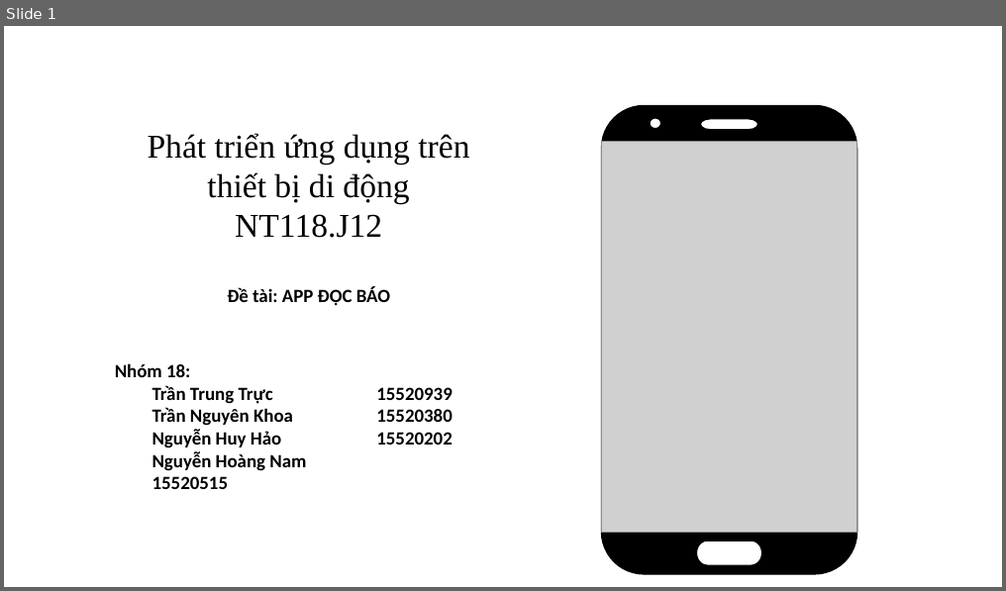
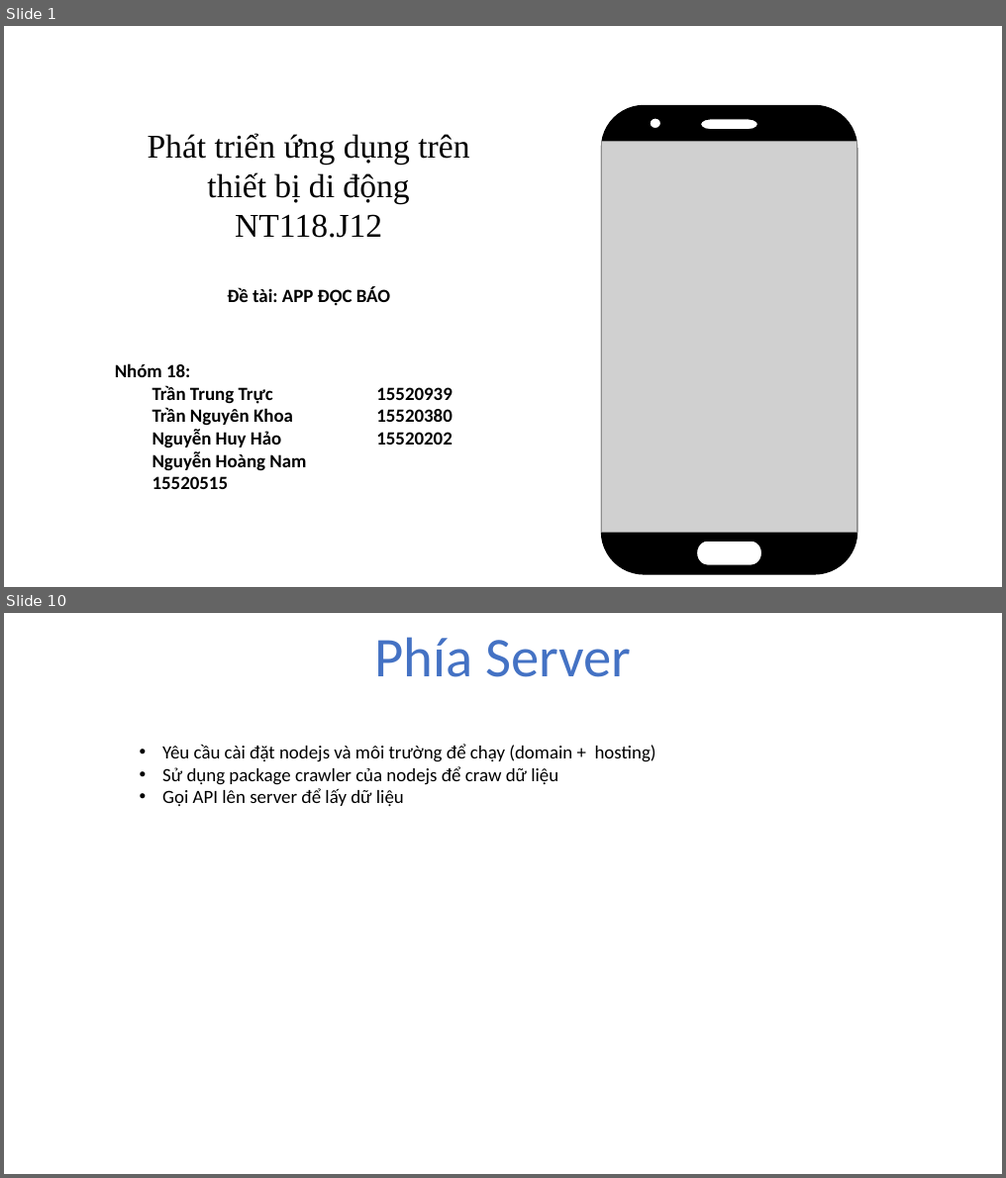
Before and after one commit to hoangnam1997/android, a slide deck: document/file_thuyet_trinh.pptx. Shown one above the other, each under a label of ours: slide 1 before the commit, slides 1 and 10 after it; the slides between them are not shown. The pictures are 1006x591 and 1006x1178 pixels, drawn with LibreOffice and Linux fonts; fonts in the diff are those of the drawing; grey boxes stand for pictures; background and template pictures are left out. Boxes give left, top, right and bottom in pixels: in the first picture for what was removed or moved away, otherwise in the second. Text is boxed around its words. In the diff, an @@ line names an element or a change of style, - is before the commit and + after.

```diff
--- a/document/file_thuyet_trinh.pptx
+++ b/document/file_thuyet_trinh.pptx
@@ slide 10 added at (4, 613, 1002, 1174), background picture (left out) @@
@@ text added at (374, 637, 631, 677), 54 pt, text #4472C4 @@
+Phía Server
@@ text added at (162, 744, 656, 807), 18 pt, text #000000 @@
+• Yêu cầu cài đặt nodejs và môi trường để chạy (domain + hosting)
+• Sử dụng package crawler của nodejs để craw dữ liệu
+• Gọi API lên server để lấy dữ liệu
```
Also in this commit, not shown: 5 slides changed, 8 other slides added, 2 other files.
